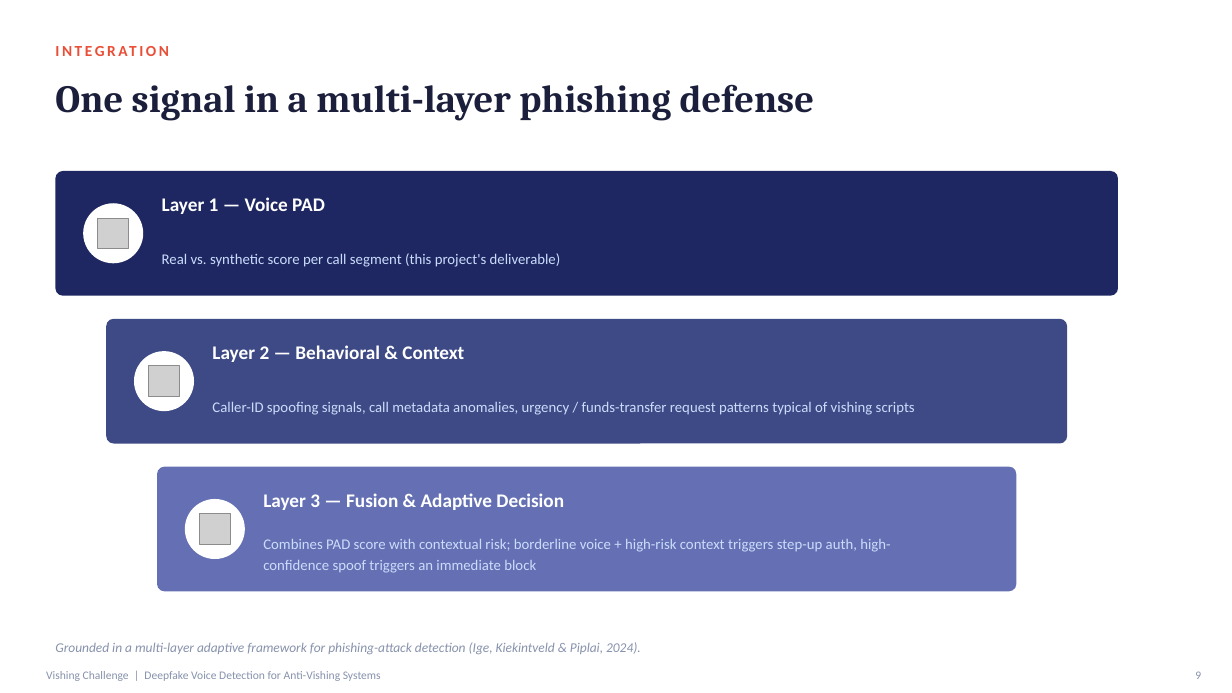
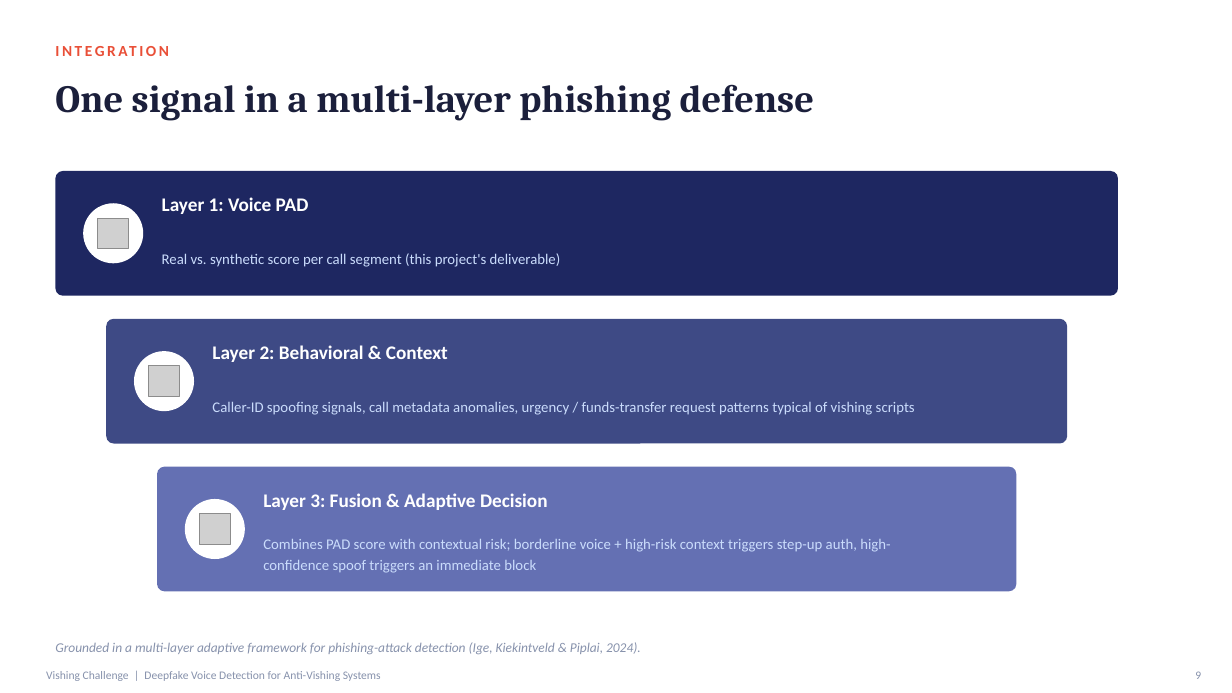
Before and after one commit to mertBiricik/vishing, a slide deck: slide 9 of slides/anti_vishing_proposal.pptx. Drawn at 1232x693 pixels with LibreOffice and Linux fonts; fonts in the diff are those of the drawing; grey boxes stand for pictures. Boxes give left, top, right and bottom in pixels: in the first picture for what was removed or moved away, otherwise in the second. Text is boxed around its words. In the diff, an @@ line names an element or a change of style, - is before the commit and + after.

```diff
--- a/slides/anti_vishing_proposal.pptx
+++ b/slides/anti_vishing_proposal.pptx
@@ text at (x1=162, y1=197, x2=309, y2=214): text changed @@
-Layer 1 — Voice PAD
+Layer 1: Voice PAD
@@ text at (x1=212, y1=345, x2=448, y2=362): text changed @@
-Layer 2 — Behavioral & Context
+Layer 2: Behavioral & Context
@@ text at (x1=263, y1=493, x2=548, y2=510): text changed @@
-Layer 3 — Fusion & Adaptive Decision
+Layer 3: Fusion & Adaptive Decision
```
Also in this commit, not shown: 8 other slides changed, 1 other file.
